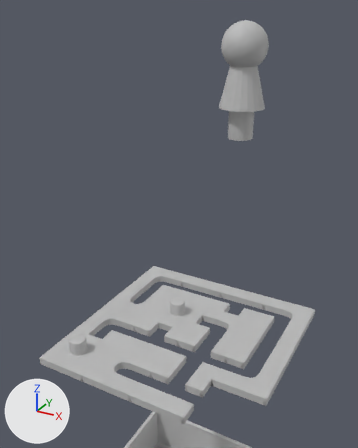
A saved change to the FBX model Beyond Realms/Assets/02.Resources/Modeling/Chapter1/Main_Fbx/Table03.fbx.
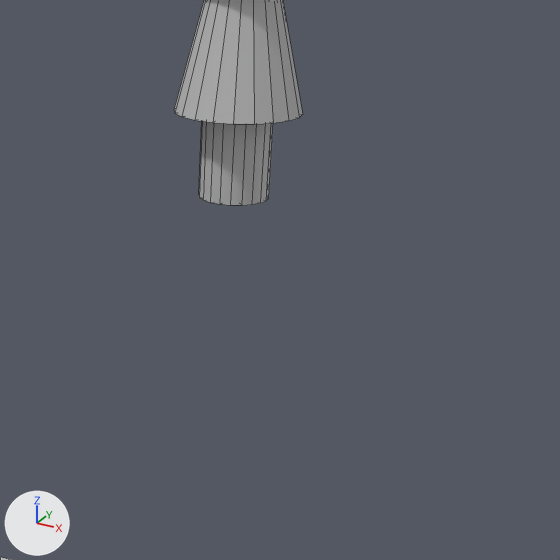
Each version is shown from a 50 mm lens placed at (0.095, 5.302, 3.019), pointed at (-0.306, 6.032, 2.655), then close up on the part from 44% to 100% of the width and 15% to 60% of the height. Arrows for +X, +Y and +Z are at lower left; the lights stay in place. The close-ups show mesh edges as thin lines. Where no turn or scale is listed for an object, it has been applied to the vertices. Vertices at the same position are counted once.

Names of what the first close-up shows: 'MainPawn'.
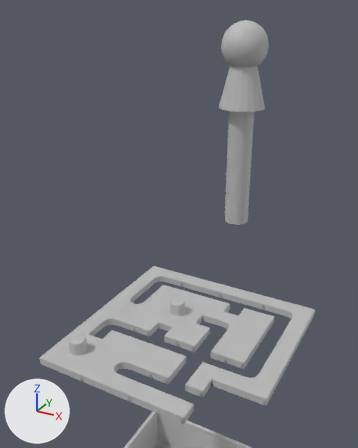
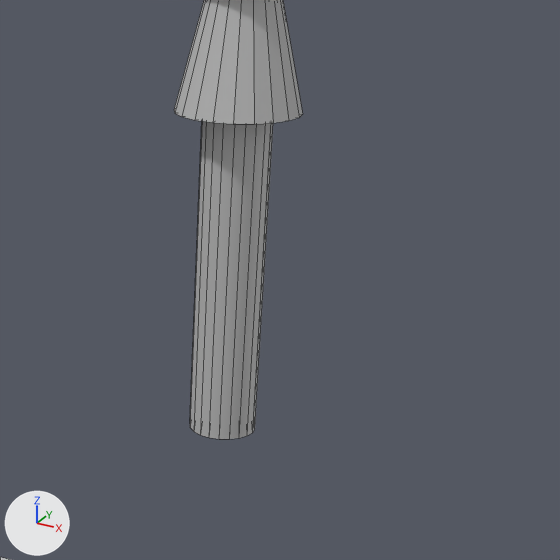
Where the newer file only moved an object's origin or applied its transform, the numbers keep the older frame.

Boxes (x1, y1, x2, y2) around the edits, measured in the close-ups (560 x 560 px; the box of a moved part takes in the faces that stretch with it):
'MainPawn', reshaped
    before: (174, 0, 303, 205)
    after: (174, 0, 303, 439)
part 1 of me_mesh_069, moved or reshaped
    before: (199, 121, 273, 205)
    after: (190, 121, 273, 439)

The change, as a diff of the scene's bpy script:
```diff
--- a/Beyond Realms/Assets/02.Resources/Modeling/Chapter1/Main_Fbx/Table03.fbx.py
+++ b/Beyond Realms/Assets/02.Resources/Modeling/Chapter1/Main_Fbx/Table03.fbx.py
@@ me_mesh_069 @@
 # used by ob_mainpawn; location = (0.0, 7.9776, 2.4118)
-me_mesh_069.from_pydata(...)  # 463 vertices, 500 faces; spans x -0.282..-0.2, y -1.871..-1.789, z 0.385..0.586
+me_mesh_069.from_pydata(...)  # 463 vertices, 500 faces; spans x -0.282..-0.2, y -1.871..-1.789, z 0.221..0.586
+# me_mesh_069 part 1: 20 of the vertices in x -0.264..-0.218, y -1.853..-1.807, z 0.385 are moved by (0.0, 0.0, -0.164)
 me_mesh_069.materials.append(mat_table03)
```
